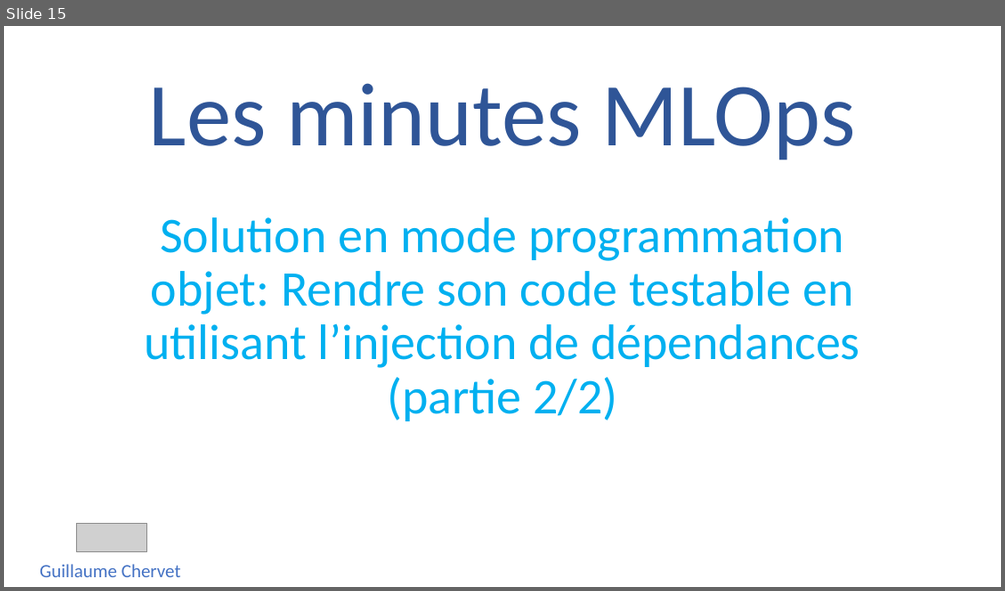
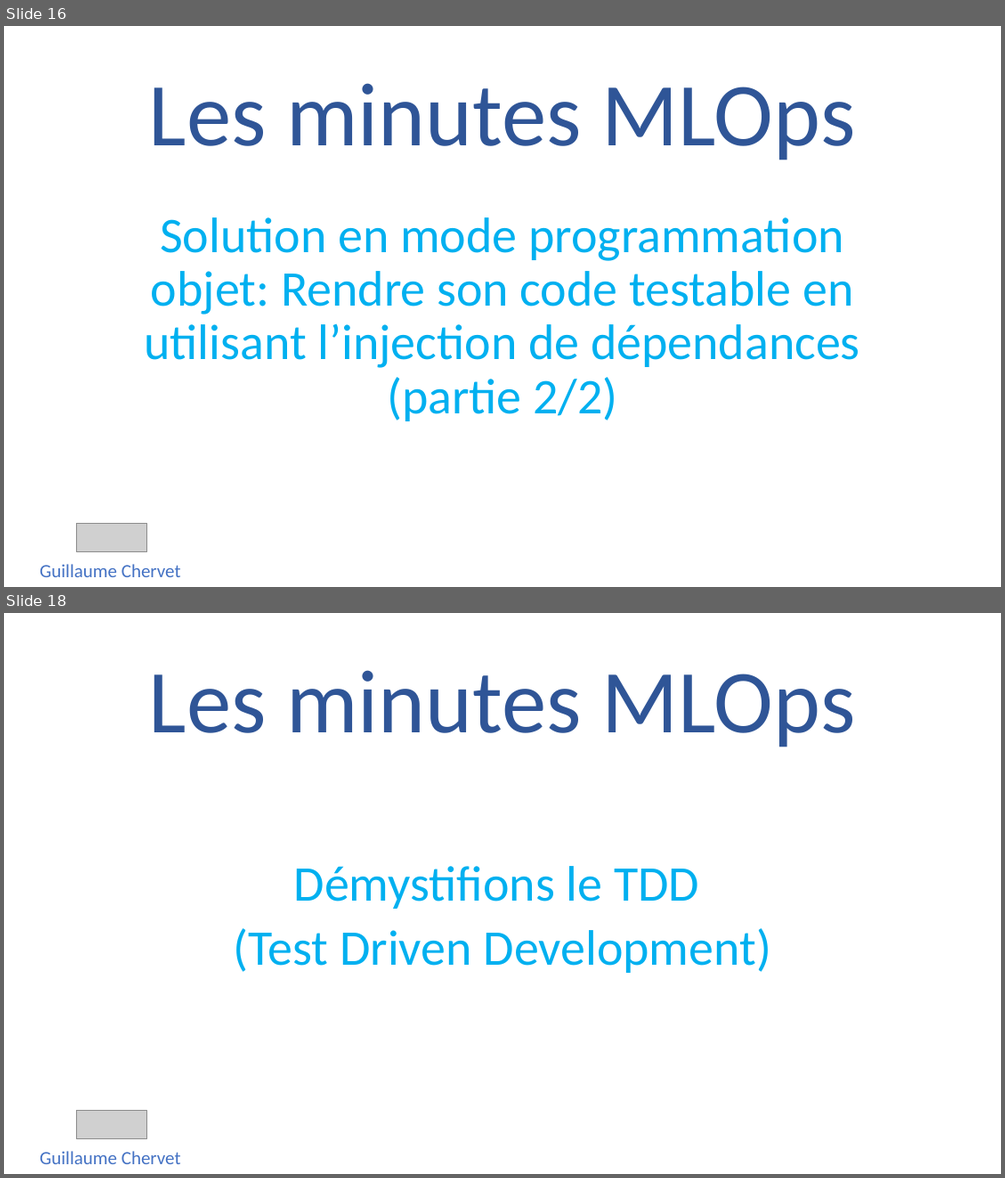
Before and after one commit to guillaume-chervet/Les-Minutes-MLOps, a slide deck: Les minutes MLOps.pptx. Shown one above the other, each under a label of ours: slide 15 before the commit, slides 16 and 18 after it; the slides between them are not shown. The pictures are 1005x591 and 1005x1178 pixels, drawn with LibreOffice and Linux fonts; fonts in the diff are those of the drawing; grey boxes stand for pictures. Boxes give left, top, right and bottom in pixels: in the first picture for what was removed or moved away, otherwise in the second. Text is boxed around its words. In the diff, an @@ line names an element or a change of style, - is before the commit and + after.

Commit message:
feat(MLOPs): add episodes

```diff
--- a/Les minutes MLOps.pptx
+++ b/Les minutes MLOps.pptx
@@ slide 18 added at <box>4,613,1001,1174</box>, background #FFFFFF @@
@@ title added at <box>149,670,856,747</box>, 86.4 pt, text #2F5597 @@
+Les minutes MLOps
@@ subtitle added at <box>233,866,771,973</box>, 48 pt, text #00B0F0 @@
+Démystifions le TDD
+(Test Driven Development)
@@ picture added at <box>76,1111,146,1139</box> @@
@@ text added at <box>40,1151,181,1164</box>, 18 pt, text #4472C4 @@
+Guillaume Chervet
@@ what was slide 15 is now slide 16 @@
```
Also in this commit, not shown: 15 other slides added, 3 other files.
